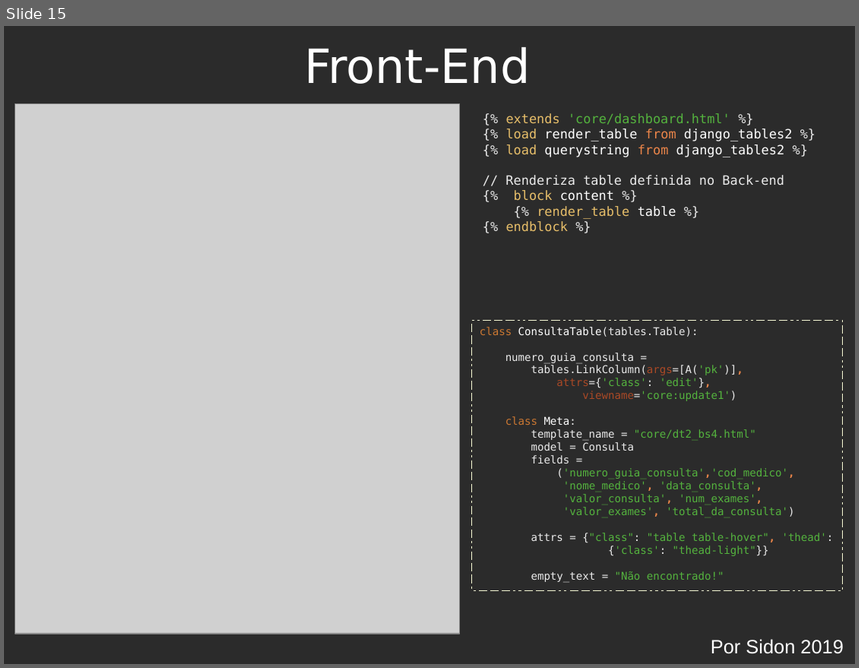
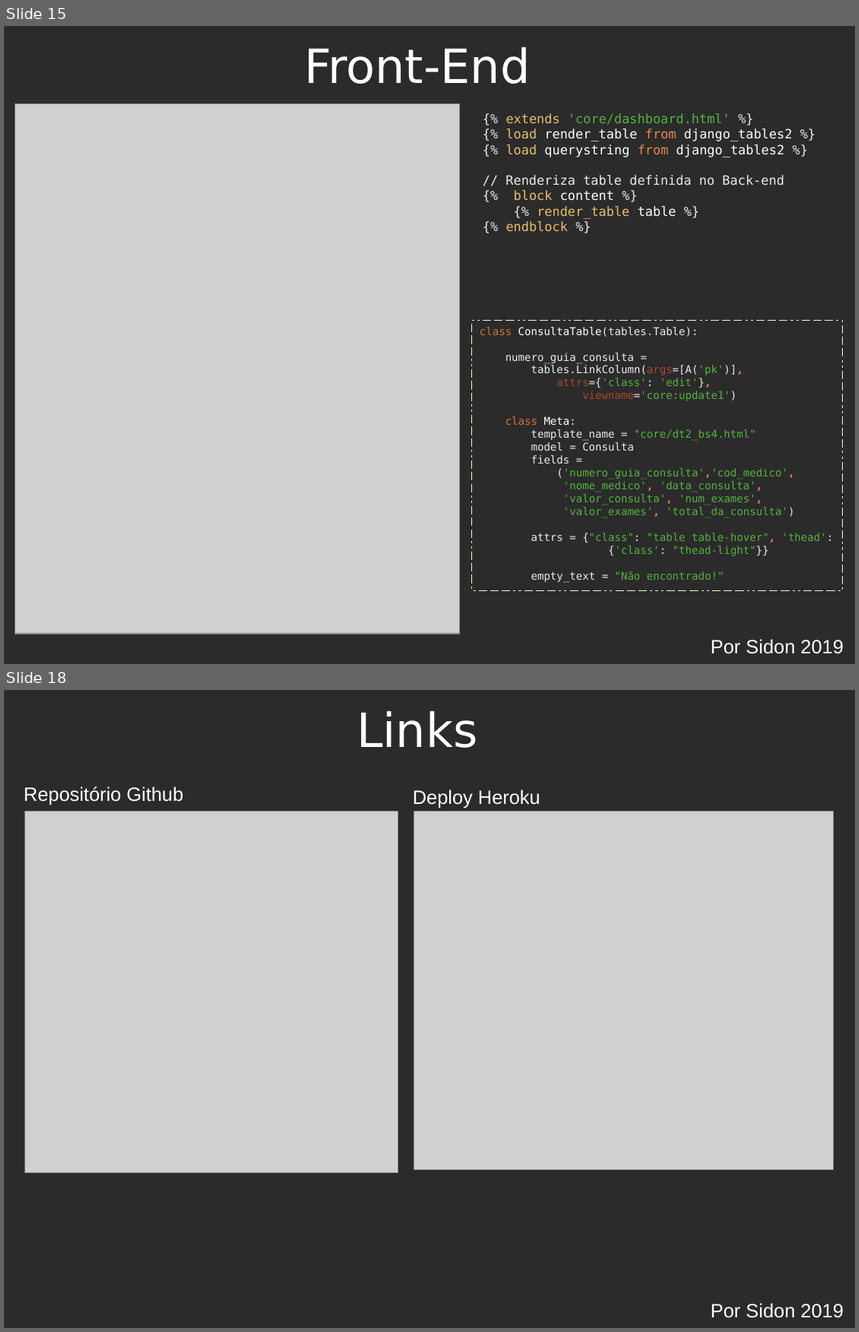
Before and after one commit to Sidon/desafio-mapes, a slide deck: doc/apresentacao_mapes.odp. Shown one above the other, each under a label of ours: slide 15 before the commit, slides 15 and 18 after it; the slides between them are not shown. The pictures are 859x668 and 859x1332 pixels, drawn with LibreOffice and Linux fonts; fonts in the diff are those of the drawing; grey boxes stand for pictures; background and template pictures are left out; a plain dark background stands for a picture behind light text. Boxes give left, top, right and bottom in pixels: in the first picture for what was removed or moved away, otherwise in the second. Text is boxed around its words. In the diff, an @@ line names an element or a change of style, - is before the commit and + after.

```diff
--- a/doc/apresentacao_mapes.odp
+++ b/doc/apresentacao_mapes.odp
@@ slide 18 added at (4, 690, 855, 1328), background picture (left out) @@
@@ title added at (357, 711, 477, 748), 44 pt, text #FFFFFF @@
+Links
@@ text added at (24, 787, 183, 805), 18 pt, text #FFFFFF @@
+Repositório Github
@@ text added at (413, 790, 541, 808), 18 pt, text #FFFFFF @@
+Deploy Heroku
@@ picture added at (25, 812, 398, 1173) @@
@@ picture added at (414, 812, 835, 1170) @@
@@ text added at (711, 1303, 843, 1319), 18 pt, text #FFFFFF @@
+Por Sidon 2019
```
Also in this commit, not shown: 4 slides changed, 2 other slides added, 1 other file.
